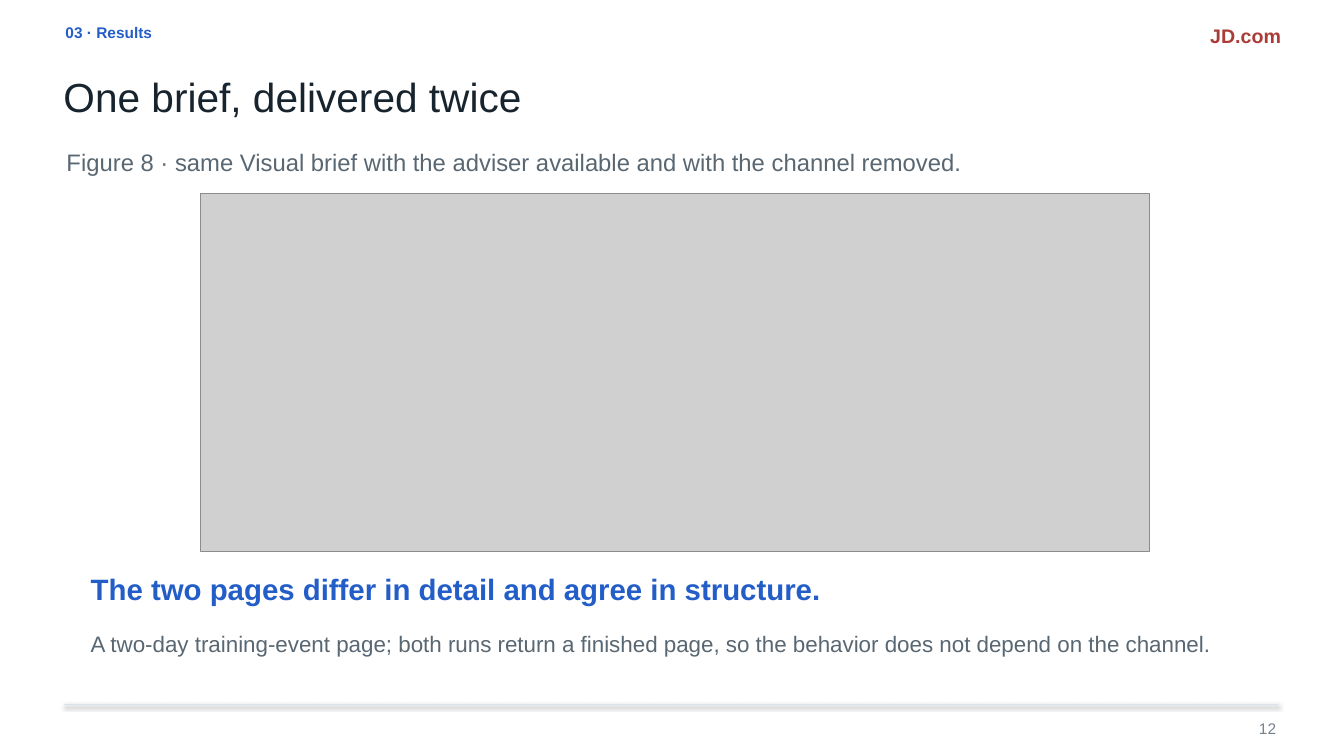
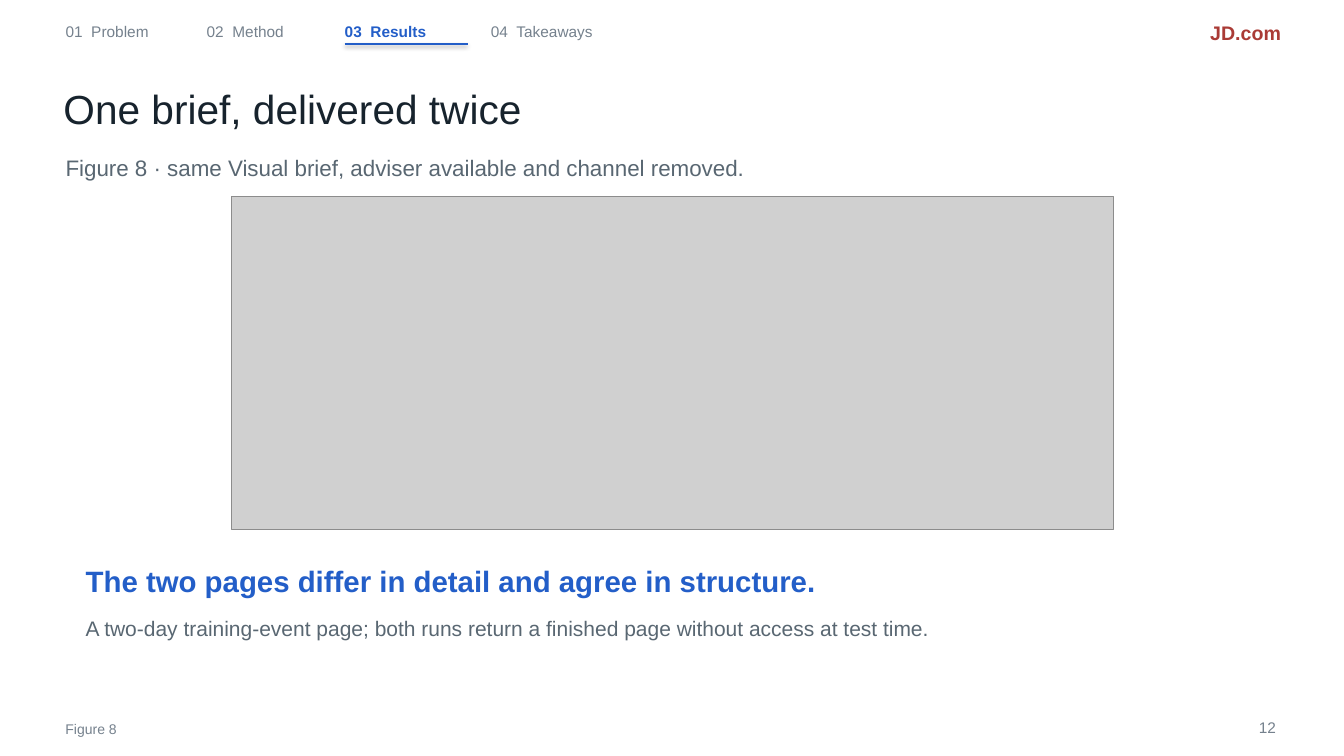
Before and after one commit to liruiluo/communicative-opsd, a slide deck: slide 12 of assets/slides/copd-slides.pptx. Drawn at 1344x756 pixels with LibreOffice and Linux fonts; fonts in the diff are those of the drawing; grey boxes stand for pictures. Boxes give left, top, right and bottom in pixels: in the first picture for what was removed or moved away, otherwise in the second. Text is boxed around its words. In the diff, an @@ line names an element or a change of style, - is before the commit and + after.

Commit message:
Restyle the deck: chapter nav, one claim per slide, no text overlaps

```diff
--- a/assets/slides/copd-slides.pptx
+++ b/assets/slides/copd-slides.pptx
@@ text added at [66, 26, 148, 37], 11 pt, text #75818D @@
+01 Problem
@@ text added at [207, 26, 283, 37], 11 pt, text #75818D @@
+02 Method
@@ text at [345, 26, 426, 37]: text changed @@
-03 · Results
+03 Results
@@ text added at [491, 26, 592, 40], 11 pt, text #75818D @@
+04 Takeaways
@@ line added from (345, 44) to (468, 44), #235EC8 1.2 pt @@
@@ line spacing 1.12 to 1.1 in 4 elements at [1210, 26, 1281, 40], [1259, 722, 1276, 733], [86, 570, 816, 598], [63, 94, 521, 130] @@
@@ text "One brief, delivered twice": place and size @@
-text "One brief, delivered twice" at [63, 82, 521, 118]
+text "One brief, delivered twice" at [63, 94, 521, 130]
@@ text at [66, 160, 744, 181]: text changed; size 17 to 16 pt @@
-Figure 8 · same Visual brief with the adviser available and with the channel removed.
+Figure 8 · same Visual brief, adviser available and channel removed.
@@ picture: place and size @@
-picture at [201, 194, 1149, 552]
+picture at [232, 197, 1114, 529]
@@ text "The two pages differ in ...": place and size @@
-text "The two pages differ in ..." at [91, 578, 821, 605]
+text "The two pages differ in ..." at [86, 570, 816, 598]
@@ text at [86, 621, 928, 640]: text changed; size 16 to 15 pt @@
-A two-day training-event page; both runs return a finished page, so the behavior does not depend on the channel.
+A two-day training-event page; both runs return a finished page without access at test time.
@@ line removed from (65, 705) to (1278, 705) @@
@@ text added at [65, 724, 117, 737], 10 pt, text #75818D @@
+Figure 8
```
Also in this commit, not shown: 13 other slides changed, 2 other files.
